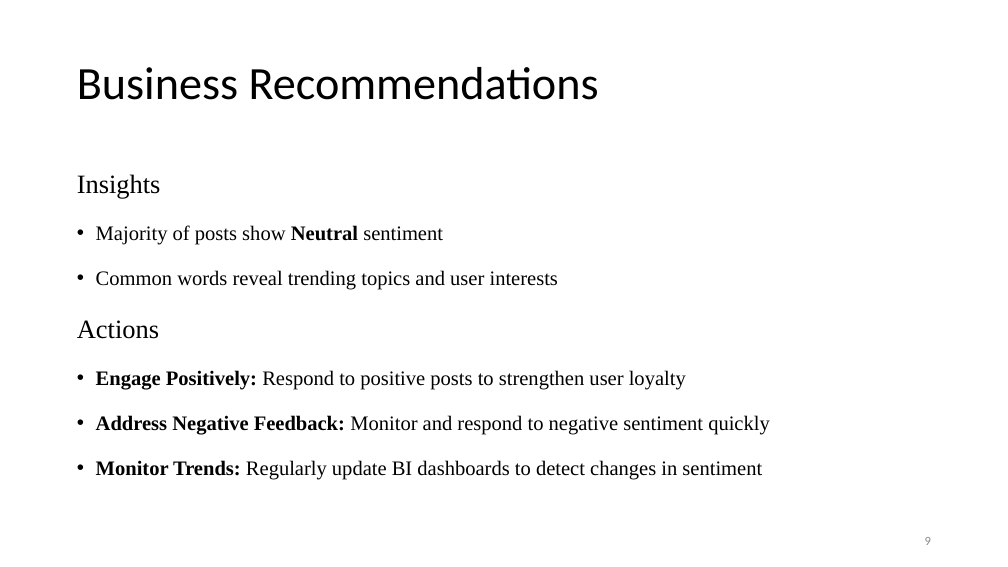
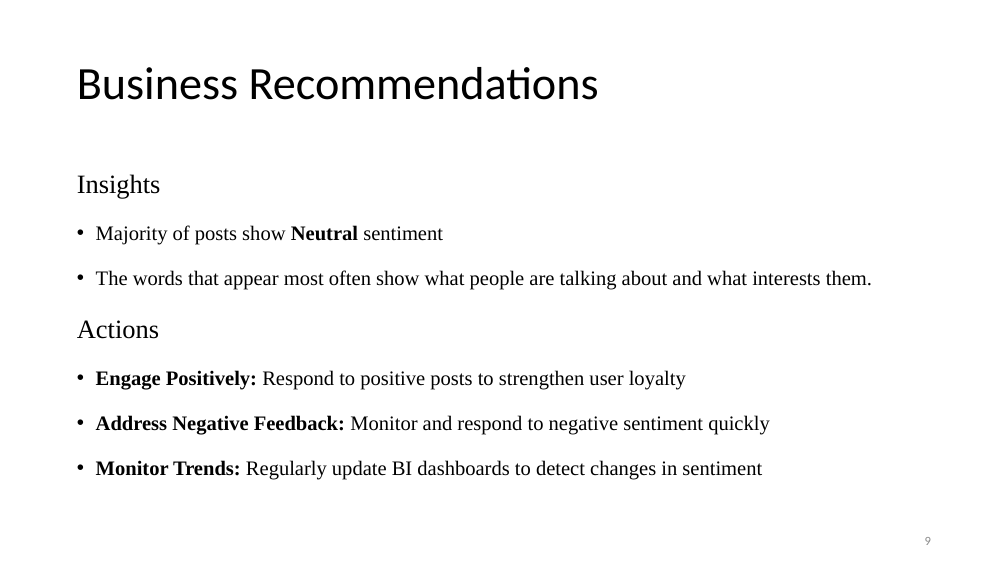
Before and after one commit to sol1927/ml, a slide deck: slide 10 of SOCIAL MEDIA SENTIMENT.pptx. Drawn at 1008x567 pixels with LibreOffice and Linux fonts; fonts in the diff are those of the drawing. Boxes give left, top, right and bottom in pixels: in the first picture for what was removed or moved away, otherwise in the second. Text is boxed around its words. In the diff, an @@ line names an element or a change of style, - is before the commit and + after.

```diff
--- a/SOCIAL MEDIA SENTIMENT.pptx
+++ b/SOCIAL MEDIA SENTIMENT.pptx
@@ text at <box>96,270,872,290</box>: text changed @@
-• Common words reveal trending topics and user interests
+• The words that appear most often show what people are talking about and what interests them.
```
Also in this commit, not shown: 8 other slides changed, 2 other files.
